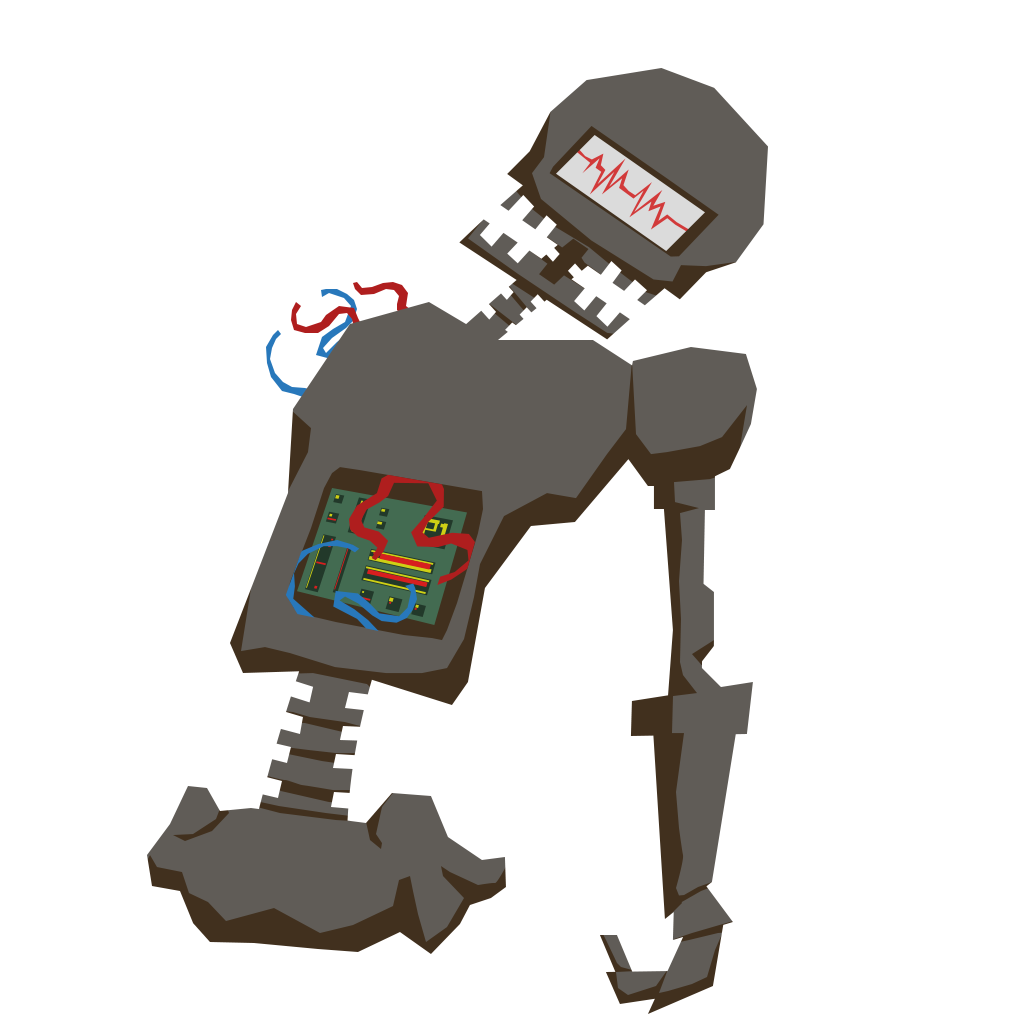
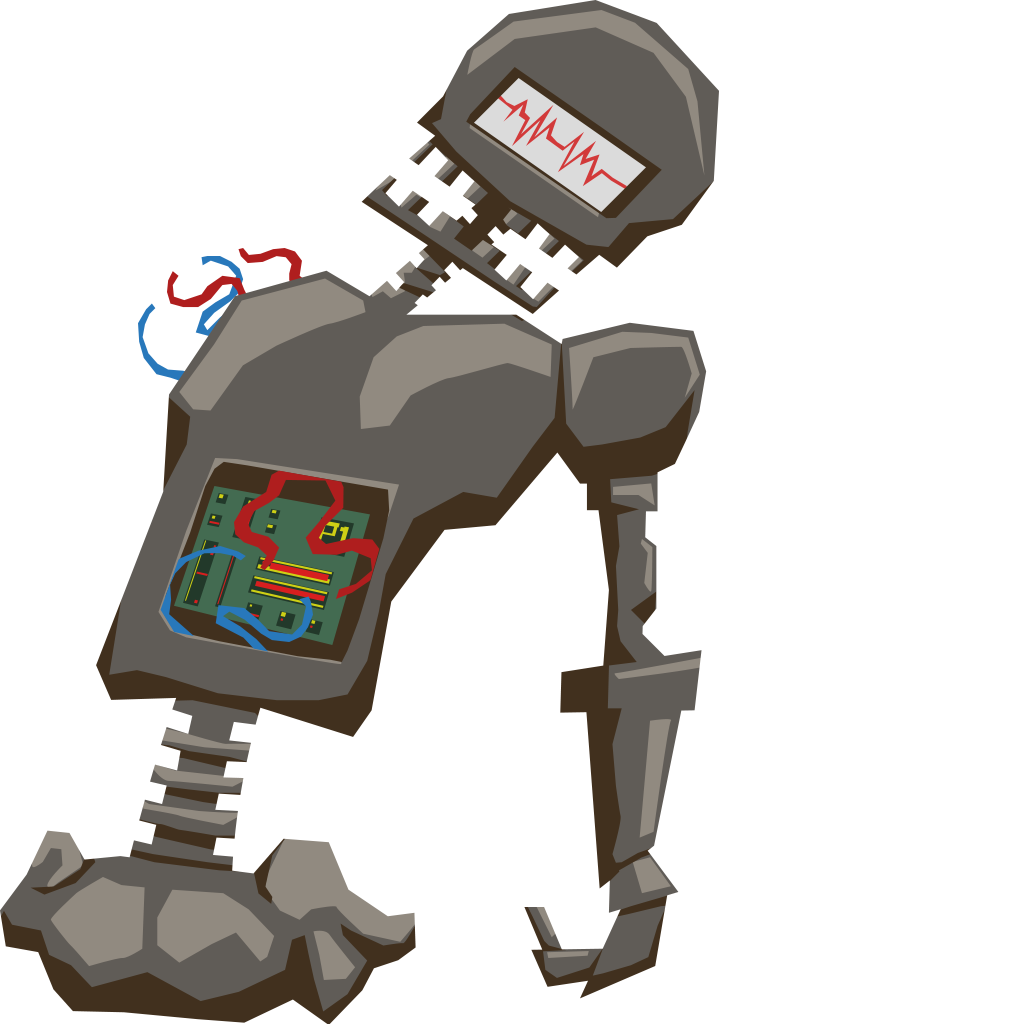
Revision of a layered 1024x1024 image; what changed, layer by layer:
added group "Group 3" with 14 layers over [0, 0, 719, 1024]
moved "Shape 2 copy" into group "Group 3", painted on it over [160, 540, 417, 652]
moved "Shape 1 copy" into group "Group 3", painted on it over [234, 470, 475, 599]
moved "Group 2" into group "Group 3" over [174, 486, 467, 645]
painted on "Rectangle 5" over [194, 503, 431, 628]
painted on "Rectangle 4" over [185, 494, 448, 624]
painted on "Rectangle 3" over [183, 493, 453, 635]
painted on "Rectangle 2" over [174, 486, 467, 645]
moved "Shape 3" into group "Group 3", painted on it over [496, 94, 689, 232]
moved "Rectangle 6" into group "Group 3", painted on it over [474, 78, 705, 251]
moved "Shape 4" into group "Group 3", painted on it over [0, 67, 747, 1024]
added layer "Shape 5" (35%) in group "Group 3" over [32, 10, 713, 980]
moved "Rectangle 1" into group "Group 3", painted on it over [0, 0, 768, 1024]
moved "Shape 1" into group "Group 3", painted on it over [167, 248, 415, 339]
moved "Shape 2" into group "Group 3", painted on it over [138, 256, 382, 415]
